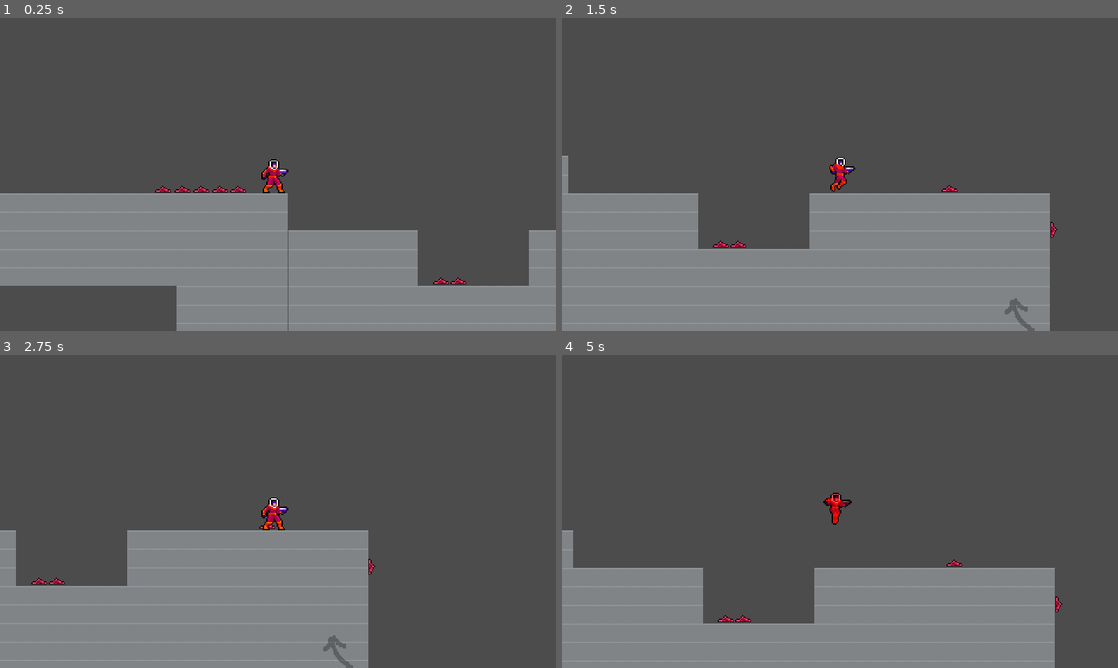
Above: before the commit, frames 1-4 (two rows, left to right).
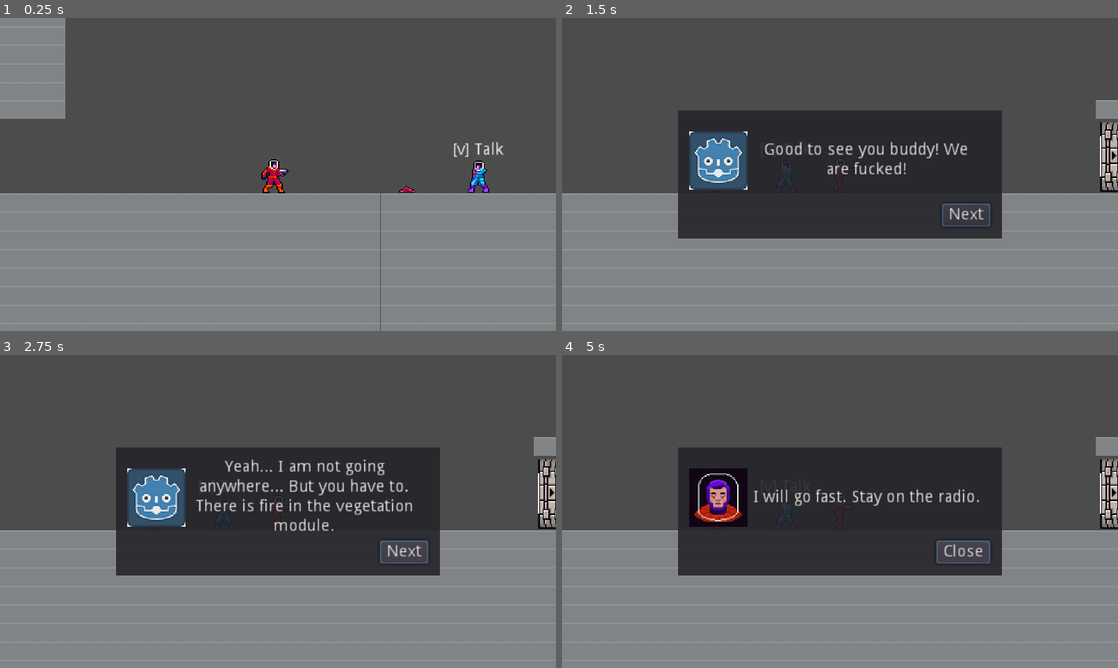
Above: after the commit, the same moments.

Repository: JuroUhlar/red_cascade
Game: Godot game, scene res://scenes/Level.tscn
Two runs of this game, one before a commit and one after it. Both use one fixed random seed, a clock stepped at 60 frames per second and the inputs below. The engine's default icon, where the game draws it, is replaced by a stand-in: a white triangle on a blue panel in a dark square.
Inputs (mouse positions are in pixels of both pictures, inside the frame that each line leads up to):
- Up to frame 1 (0.25 s): no input
- Up to frame 2 (1.5 s): hold D (move_right) from 0.53 s (still down); tap X (dash) at 0.6 s; tap Space (jump) at 0.77 s; tap V (interact) at 1.35 s
- Up to frame 3 (2.75 s): tap Space (jump) at 1.52 s; release D (move_right) at 2 s; click (405, 552) at 2 s, where only the run after the commit has a clickable "Next"
- Up to frame 4 (5 s): click (967, 552) at 2.75 s, where only the run after the commit has a clickable "Next"; tap Enter at 3.5 s; hold A (move_left) 3.53-4.28 s; hold Z (shoot) 3.53-4.28 s; hold D (move_right) from 4.28 s (still down); tap X (dash) at 4.35 s; tap Space (jump) at 4.52 s

The runs differ from the first frame. In frame 1, 18% of the frame differs, in the area x 0-100%, y 0-100%; in frame 2, 31%; in frame 3, 40%, in the area x 2-100%, y 26-100%; in frame 4, 35%.

Commit message:
Can't shoot friend

Diff:
--- a/scenes/Friend.tscn
+++ b/scenes/Friend.tscn
@@ -28,10 +28,12 @@
 [node name="Sprite" type="AnimatedSprite" parent="."]
 frames = SubResource( 1 )
 animation = "idle"
+frame = 1
 playing = true
 
 [node name="CollisionShape2D" type="CollisionShape2D" parent="."]
 shape = SubResource( 2 )
+disabled = true
 
 [node name="player_proximity_sensor" type="Area2D" parent="."]
 
--- a/scenes/Level.tscn
+++ b/scenes/Level.tscn
@@ -77,7 +77,7 @@
 secondary_dialogue_path = NodePath("../CanvasLayer/Dialogue_friend_secondary")
 
 [node name="Player" parent="." instance=ExtResource( 3 )]
-position = Vector2( 3063.3, -517.349 )
+position = Vector2( 2983.5, 28.9913 )
 
 [node name="Turrets" type="Node" parent="."]
 
